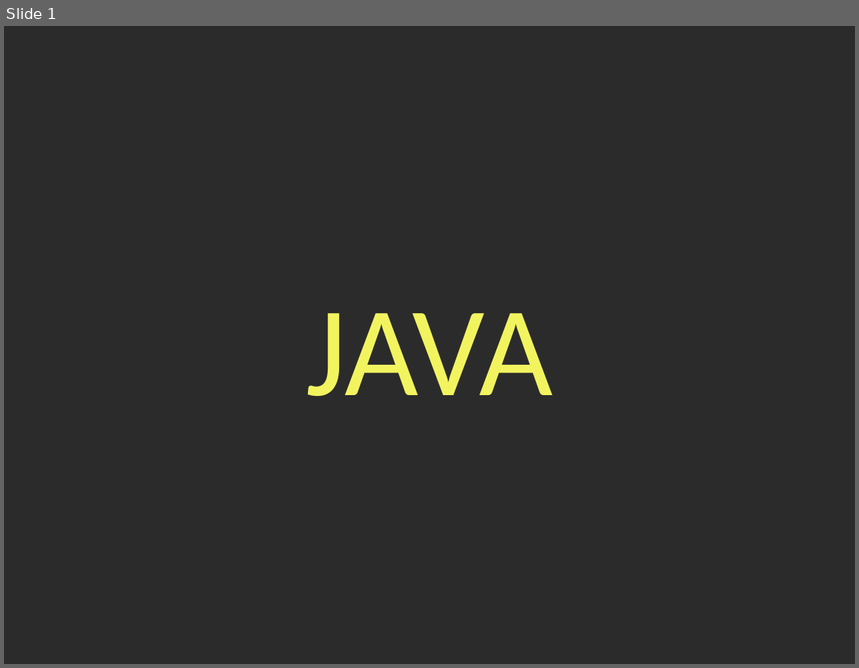
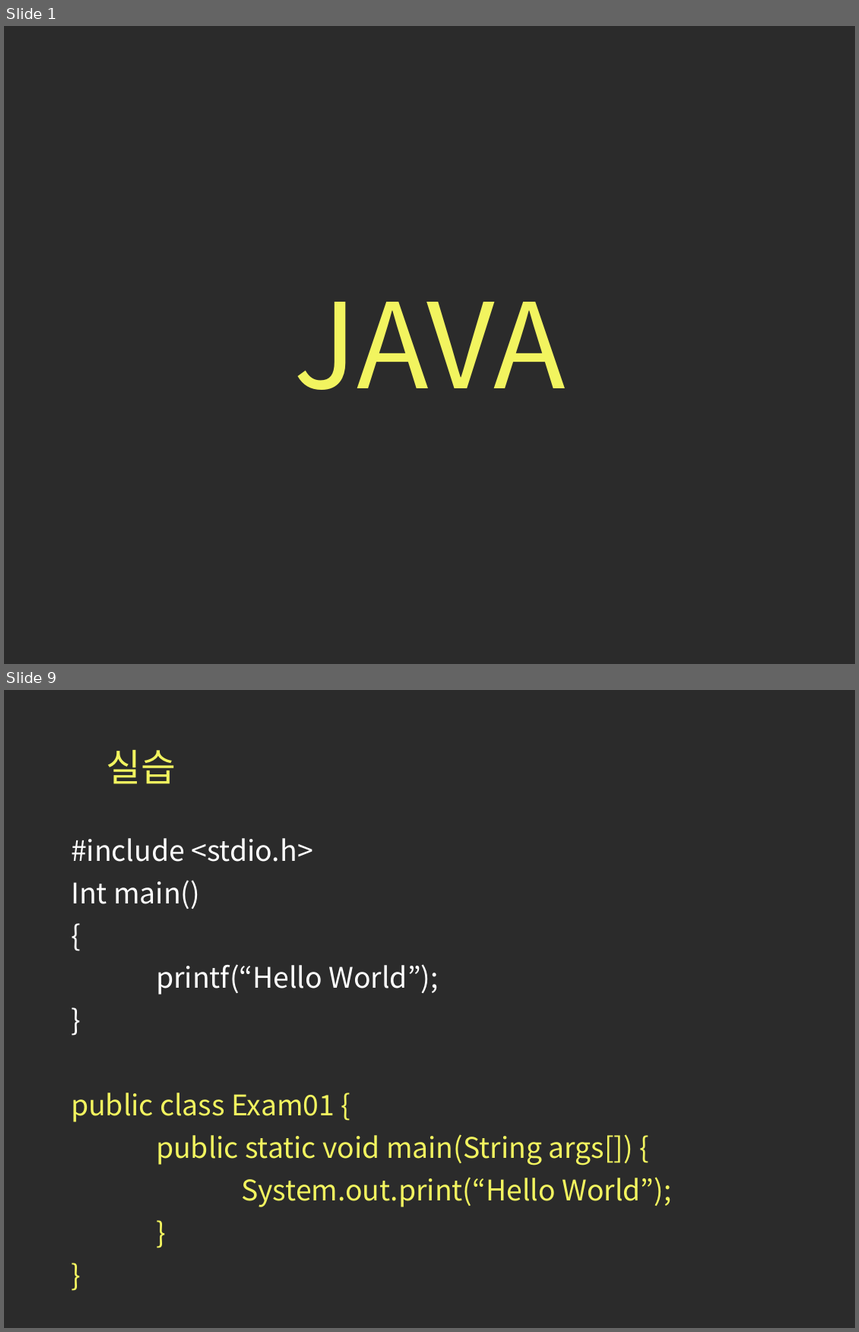
Before and after one commit to bamtoll09/Java_Education, a slide deck: 1장_자바.pptx. Shown one above the other, each under a label of ours: slide 1 before the commit, slides 1 and 9 after it; the slides between them are not shown. The pictures are 859x668 and 859x1332 pixels, drawn with LibreOffice and Linux fonts; fonts in the diff are those of the drawing; background and template pictures are left out; a plain dark background stands for a picture behind light text. Boxes give left, top, right and bottom in pixels: in the first picture for what was removed or moved away, otherwise in the second. Text is boxed around its words. In the diff, an @@ line names an element or a change of style, - is before the commit and + after.

```diff
--- a/1장_자바.pptx
+++ b/1장_자바.pptx
@@ slide 9 added at [4, 690, 855, 1328], background picture (left out) @@
@@ title added at [107, 750, 177, 784], 32 pt, text #F2F45F @@
+실습
@@ text added at [71, 838, 671, 1208], 24 pt, text #F2F45F @@
+#include <stdio.h>
+Int main()
+{
+printf(“Hello World”);
+}
+public class Exam01 {
+public static void main(String args[]) {
+System.out.print(“Hello World”);
+}
+}
@@ slide 1 changed as well @@
@@ title "JAVA": place and size @@
-title "JAVA" at [306, 313, 553, 396]
+title "JAVA" at [294, 302, 565, 390]
@@ title "JAVA" at [294, 302, 565, 390]: size 108 to 100 pt, font Calibri to Noto Sans CJK KR; line spacing 1 to 0.9; vertical alignment top to middle @@
```
Also in this commit, not shown: 8 other slides added, 1 slide removed, 2 other files.
